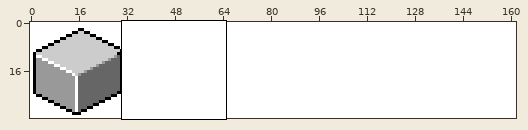
File history of a pixel-art file, BasicShapes/5shapes2.aseprite. Above: a wide view before the commit, with the close-up outlined.
Close-up. First the earlier version:
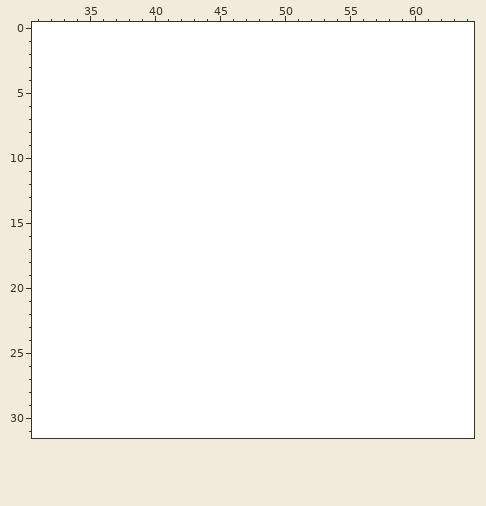
162x32 pixels, 1 frame. Shown: x 31..64, y 0..31.
The result:
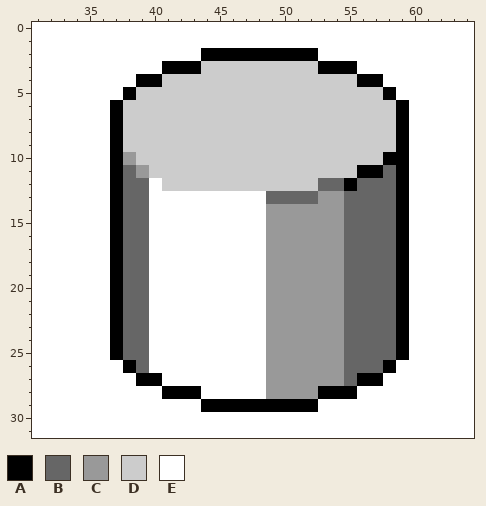
Palette (. is transparent): A #000000  B #666666  C #999999  D #cccccc  E #ffffff
The exact change:
Layer "Layer 2":
y 2: x 44..52 EEEEEEEEE -> AAAAAAAAA
y 3: x 41..55 EEEEEEEEEEEEEEE -> AAADDDDDDDDDAAA
y 4: x 39..57 EEEEEEEEEEEEEEEEEEE -> AADDDDDDDDDDDDDDDAA
y 5: x 38..58 EEEEEEEEEEEEEEEEEEEEE -> ADDDDDDDDDDDDDDDDDDDA
y 6..9: x 37..59 EEEEEEEEEEEEEEEEEEEEEEE -> ADDDDDDDDDDDDDDDDDDDDDA
y 10: x 37..59 EEEEEEEEEEEEEEEEEEEEEEE -> ACDDDDDDDDDDDDDDDDDDDAA
y 11: x 37..59 EEEEEEEEEEEEEEEEEEEEEEE -> ABCDDDDDDDDDDDDDDDDAABA
y 12: x 37..39 EEE -> ABB; x 41..59 EEEEEEEEEEEEEEEEEEE -> DDDDDDDDDDDDBBABBBA
y 13: x 37..39 EEE -> ABB; x 49..59 EEEEEEEEEEE -> BBBBCCBBBBA
y 14..25: x 37..39 EEE -> ABB; x 49..59 EEEEEEEEEEE -> CCCCCCBBBBA
y 26: x 38..39 EE -> AB; x 49..58 EEEEEEEEEE -> CCCCCCBBBA
y 27: x 39..40 EE -> AA; x 49..57 EEEEEEEEE -> CCCCCCBAA
y 28: x 41..43 EEE -> AAA; x 49..55 EEEEEEE -> CCCCAAA
y 29: x 44..52 EEEEEEEEE -> AAAAAAAAA
Changed places in both close-ups, as pixel boxes (x1, y1, x2, y2):
changed: (110, 48, 409, 412)
